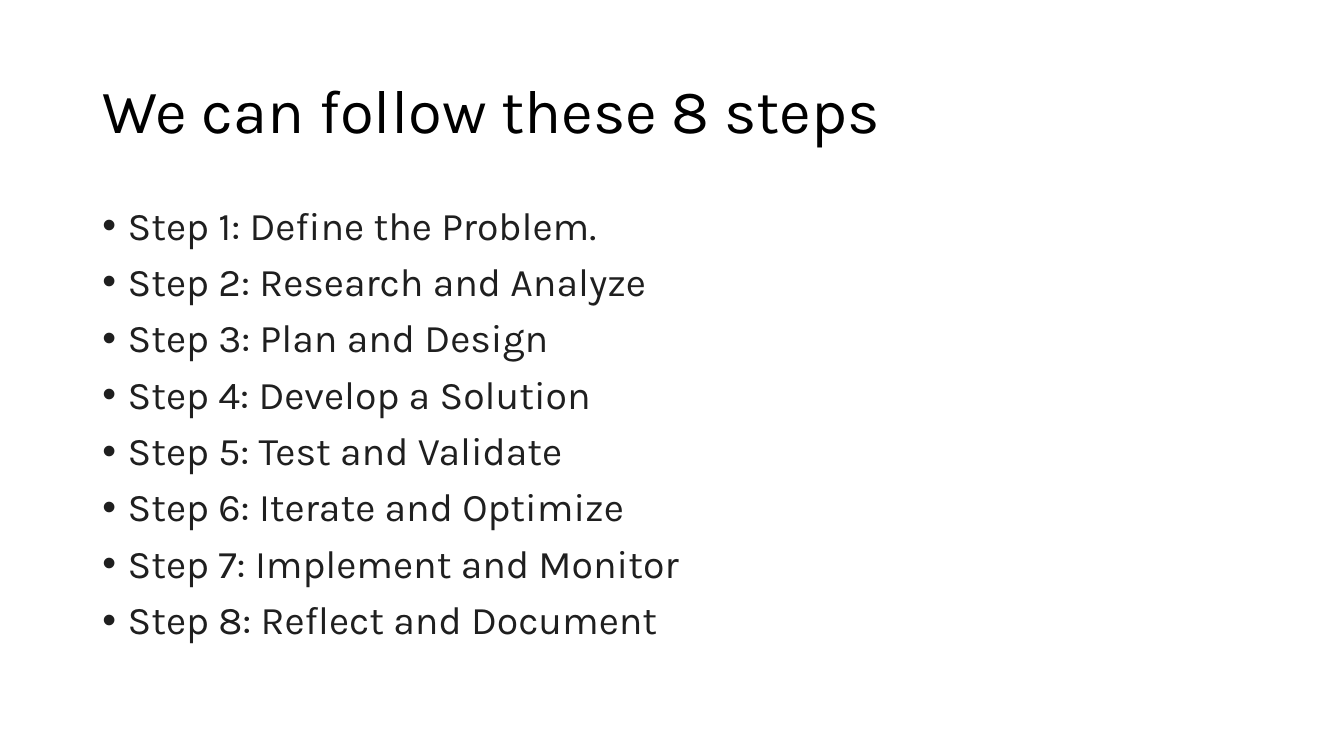
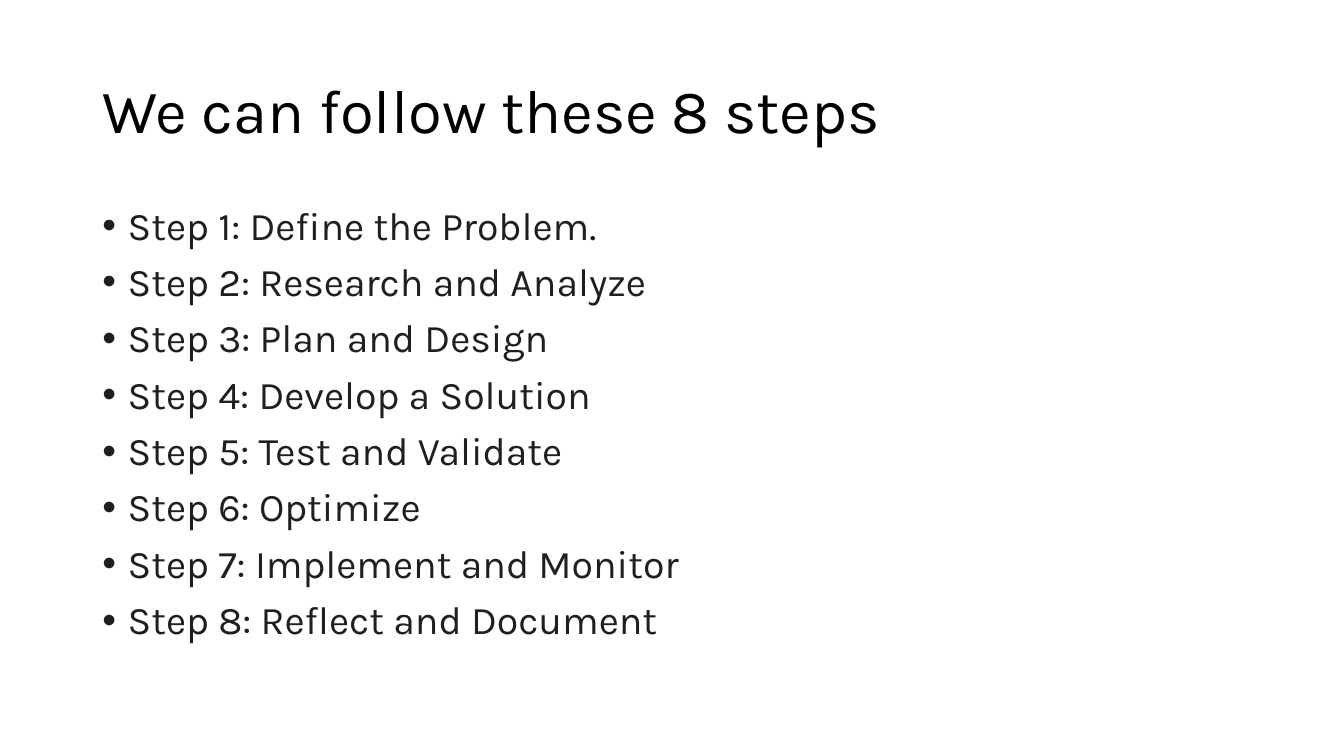
Before and after one commit to Licinio14/softdev, a slide deck: slide 2 of ingles/Apresentação.pptx. Drawn at 1344x756 pixels with LibreOffice and Linux fonts; fonts in the diff are those of the drawing. Boxes give left, top, right and bottom in pixels: in the first picture for what was removed or moved away, otherwise in the second. Text is boxed around its words. In the diff, an @@ line names an element or a change of style, - is before the commit and + after.

```diff
--- a/ingles/Apresentação.pptx
+++ b/ingles/Apresentação.pptx
@@ text at (128,494,421,531): text changed @@
-• Step 6: Iterate and Optimize
+• Step 6: Optimize
```
Also in this commit, not shown: 3 slides added, 2 other files.
